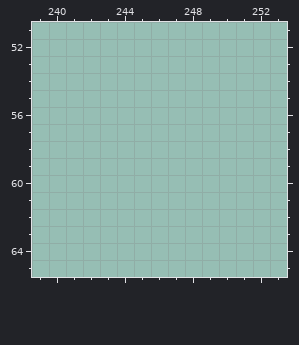
A pixel-art file gets an edit: AnimalFarm/Assets/_Game/Sprites/AnimalFarm_Atlas.aseprite. The picture above is the old version.
256x256 pixels, 1 frame. Colours within 5 levels of each other are drawn and written as one. Shown: x 239..253, y 51..65. The commit also changed other parts of the picture, which this record leaves out.
The same view after the edit:
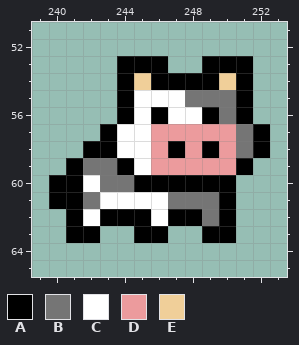
Palette (. is transparent): A #000000  B #757575  C #ffffff  D #ec9b9d  E #f0cf99
The edit:
{"y":53,"x":244,"old":"...","new":"AAA"}
{"y":53,"x":249,"old":"...","new":"AAA"}
{"y":54,"x":244,"old":"........","new":"AEAAAAEA"}
{"y":55,"x":244,"old":"........","new":"ACCCBBBA"}
{"y":56,"x":244,"old":"........","new":"ACACCABA"}
{"y":57,"x":243,"old":"..........","new":"ACCDDDDDBA"}
{"y":58,"x":242,"old":"...........","new":"AACCDADADBA"}
{"y":59,"x":241,"old":"...........","new":"ABBACDDDDDA"}
{"y":60,"x":240,"old":"...........","new":"AACBBAAAAAA"}
{"y":61,"x":240,"old":"...........","new":"AABCCCCBBBA"}
{"y":62,"x":241,"old":"..........","new":"ACAAACAABA"}
{"y":63,"x":241,"old":"..","new":"AA"}
{"y":63,"x":245,"old":"..","new":"AA"}
{"y":63,"x":249,"old":"..","new":"AA"}
{"label":"added","picture_box":[49,56,270,243]}
